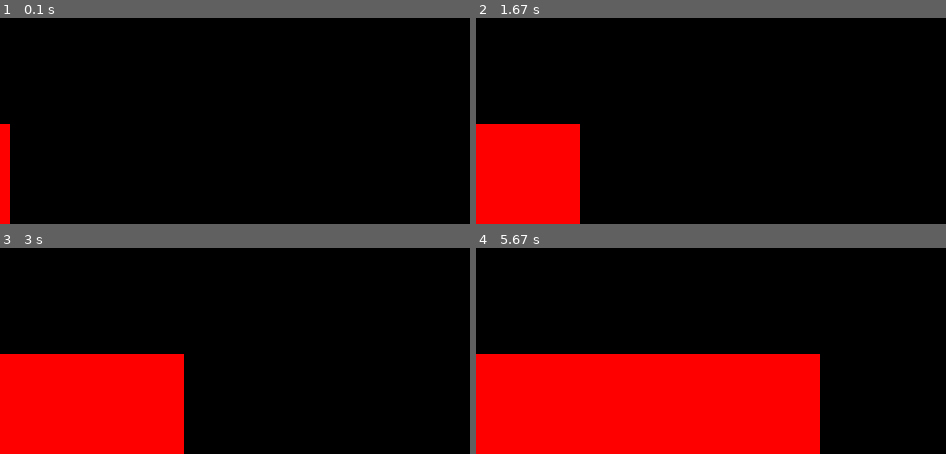
Above: before the commit, frames 1-4 (two rows, left to right).
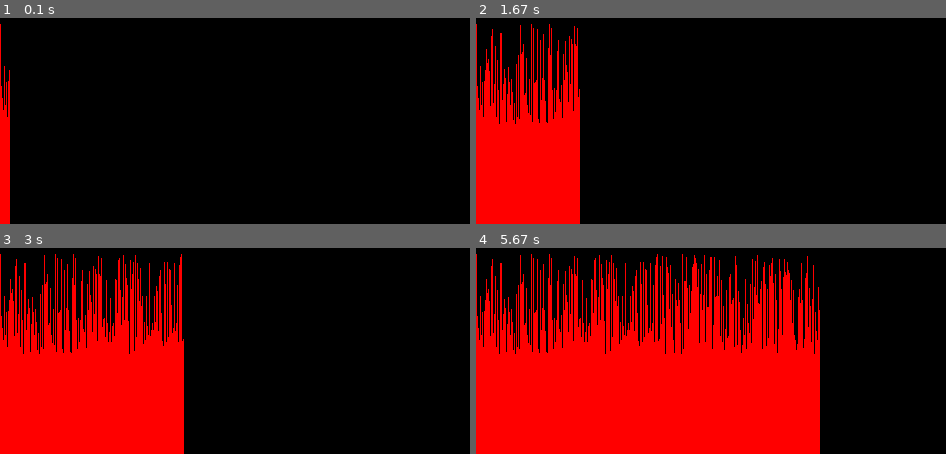
Above: after the commit, the same moments.

Repository: hozgur/pico-projects
Game: pygame game, started from hx711/plot-data2.py
The game is run twice, just before and just after one commit, with the same random seed, the same clock (stepped at 60 frames per second) and the same inputs.
Inputs:
- Up to frame 1 (0.1 s): no input
- Up to frame 2 (1.67 s): no input
- Up to frame 3 (3 s): no input
- Up to frame 4 (5.67 s): no input

The runs differ from the first frame. In frame 1, 0.4% of the frame differs, in the area x 0-3%, y 2-52%; in frame 2, 5.0%; in frame 3, 9.2%; in frame 4, 18%, in the area x 0-74%, y 2-52%.

Commit message:
plot data devam

Diff:
--- a/hx711/plot-data2.py
+++ b/hx711/plot-data2.py
@@ -1,15 +1,30 @@
 import pygame
 import serial
+import random
+useMockData = True
+dataCounter = 0
 
-# initialize serial port
-ser = serial.Serial()
-ser.port = 'COM10' #Arduino serial port
-ser.baudrate = 115200
-ser.timeout = 10 #specify timeout when using readline()
-ser.open()
-if ser.is_open==True:
-    print("\nAll right, serial port now open. Configuration:\n")
-    print(ser, "\n") #print serial parameters
+class SerialMock:
+    def __init__(self):
+        self.is_open = True
+    def readline(self):
+        global dataCounter
+        dataCounter += 1
+        return str(dataCounter).encode() + b',' + str(random.randint(-1000, 100000)).encode()
+
+if useMockData:
+    # Mock data
+    ser = SerialMock()
+else:
+    # initialize serial port
+    ser = serial.Serial()
+    ser.port = 'COM10' #Arduino serial port
+    ser.baudrate = 115200
+    ser.timeout = 10 #specify timeout when using readline()
+    ser.open()
+    if ser.is_open==True:
+        print("\nAll right, serial port now open. Configuration:\n")
+        print(ser, "\n") #print serial parameters
 
 pygame.init()
 screen = pygame.display.set_mode((640, 480))
Not shown, added: hx711/test.ipynb
